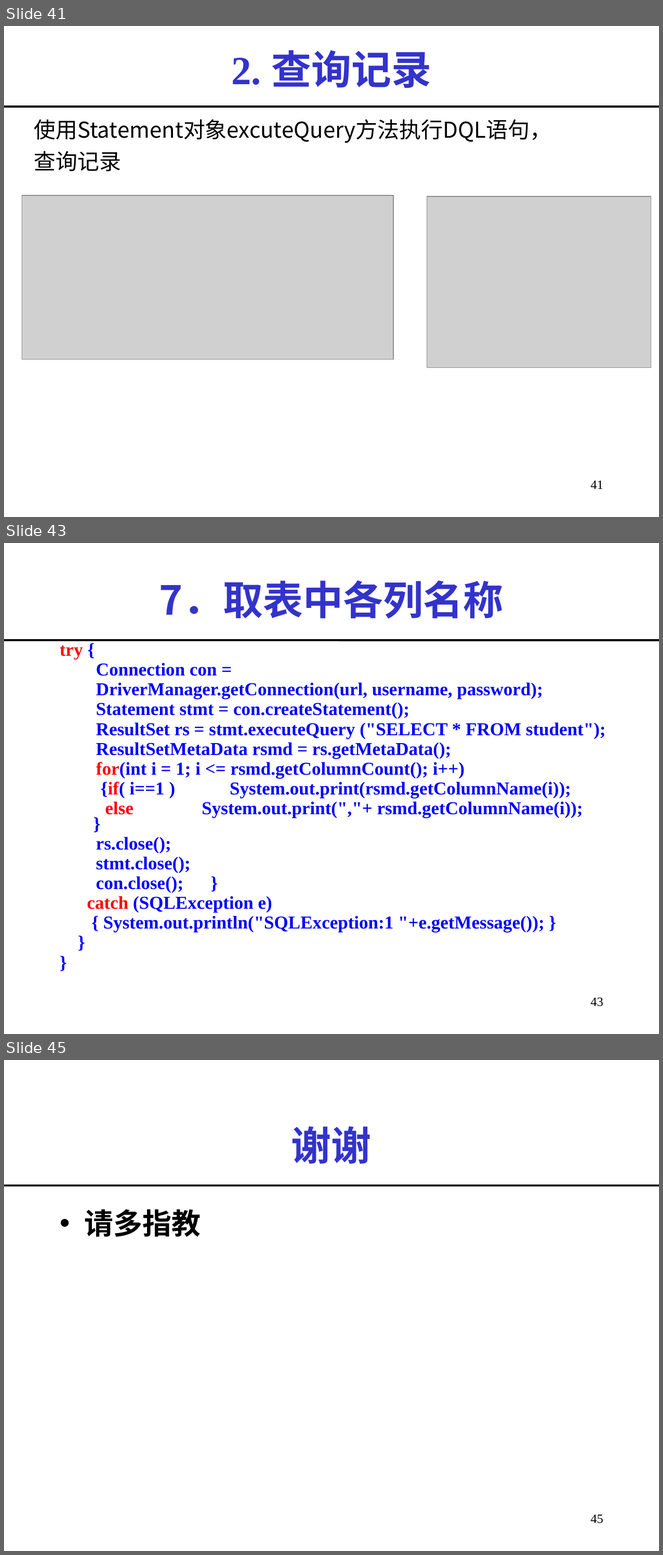
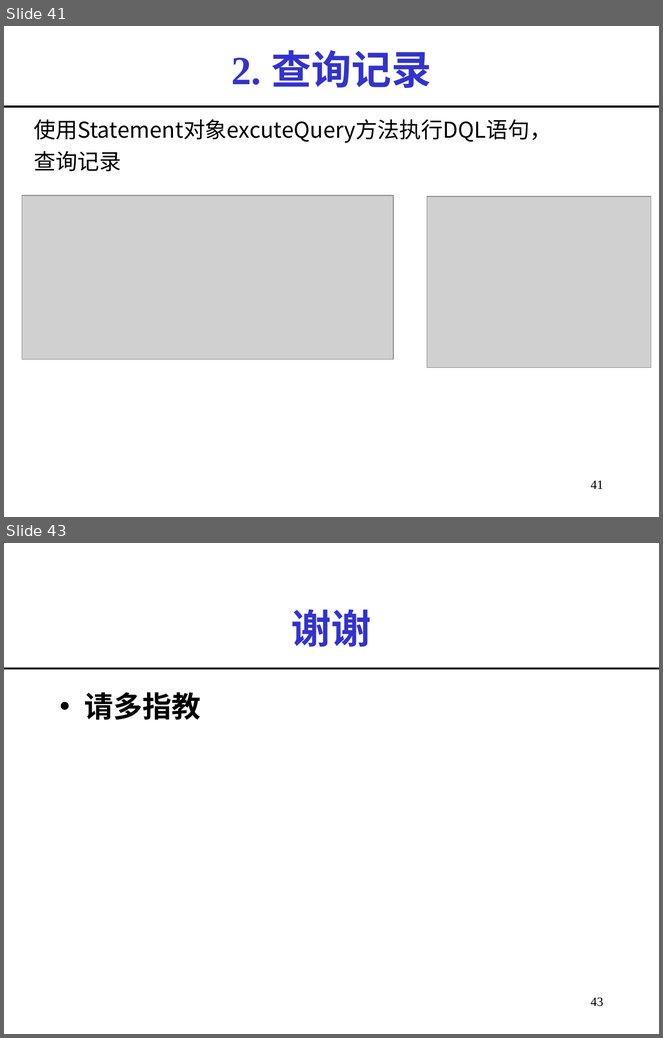
Before and after one commit to imwyw/Java, a slide deck: PPT/javaCh07_数据库连接.ppt. Shown one above the other, each under a label of ours: slides 41, 43 and 45 before the commit, slides 41 and 43 after it; the slides between them are not shown. The pictures are 663x1555 and 663x1038 pixels, drawn with LibreOffice and Linux fonts; fonts in the diff are those of the drawing; grey boxes stand for pictures. Boxes give left, top, right and bottom in pixels: in the first picture for what was removed or moved away, otherwise in the second. Text is boxed around its words. In the diff, an @@ line names an element or a change of style, - is before the commit and + after.

```diff
--- a/PPT/javaCh07_数据库连接.ppt
+++ b/PPT/javaCh07_数据库连接.ppt
@@ slide 43 removed at (4,543,659,1034), background #FFFFFF @@
@@ title removed at (159,580,503,619) @@
-7．取表中各列名称
@@ line removed from (4, 640) to (659, 640) @@
@@ text removed at (60,645,606,933) @@
-try {
-Connection con =
-DriverManager.getConnection(url, username, password);
-Statement stmt = con.createStatement();
-ResultSet rs = stmt.executeQuery ("SELECT * FROM student");
-ResultSetMetaData rsmd = rs.getMetaData();
-for(int i = 1; i <= rsmd.getColumnCount(); i++)
-{if( i==1 ) System.out.print(rsmd.getColumnName(i));
-else System.out.print(","+ rsmd.getColumnName(i)); }
-rs.close();
-stmt.close();
-con.close(); }
-catch (SQLException e)
-{ System.out.println("SQLException:1 "+e.getMessage()); }
-}
-}
@@ page number removed at (591,997,604,1007) @@
-43
@@ what was slide 45 is now slide 43 @@
@@ page number at (591,997,604,1007): text changed @@
-45
+43
```
Also in this commit, not shown: 1 slide added, 2 other slides removed, 2 other files.
